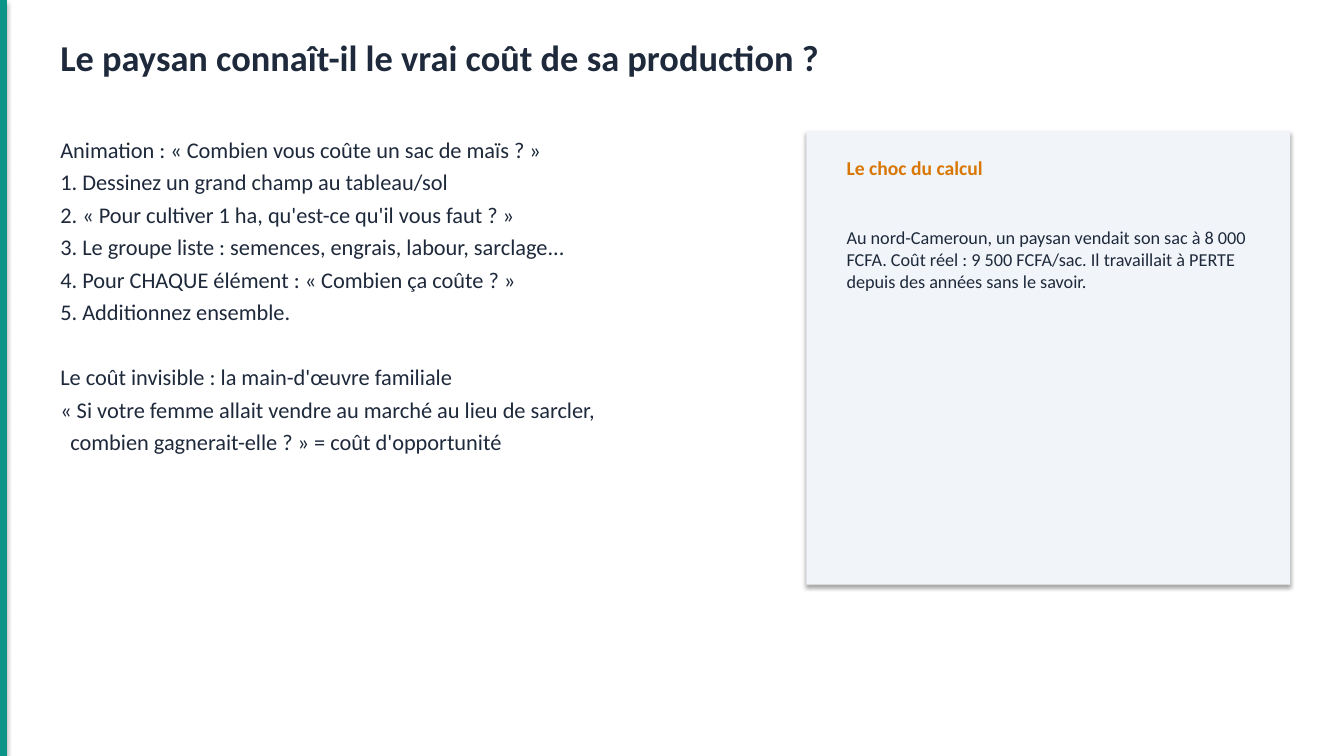
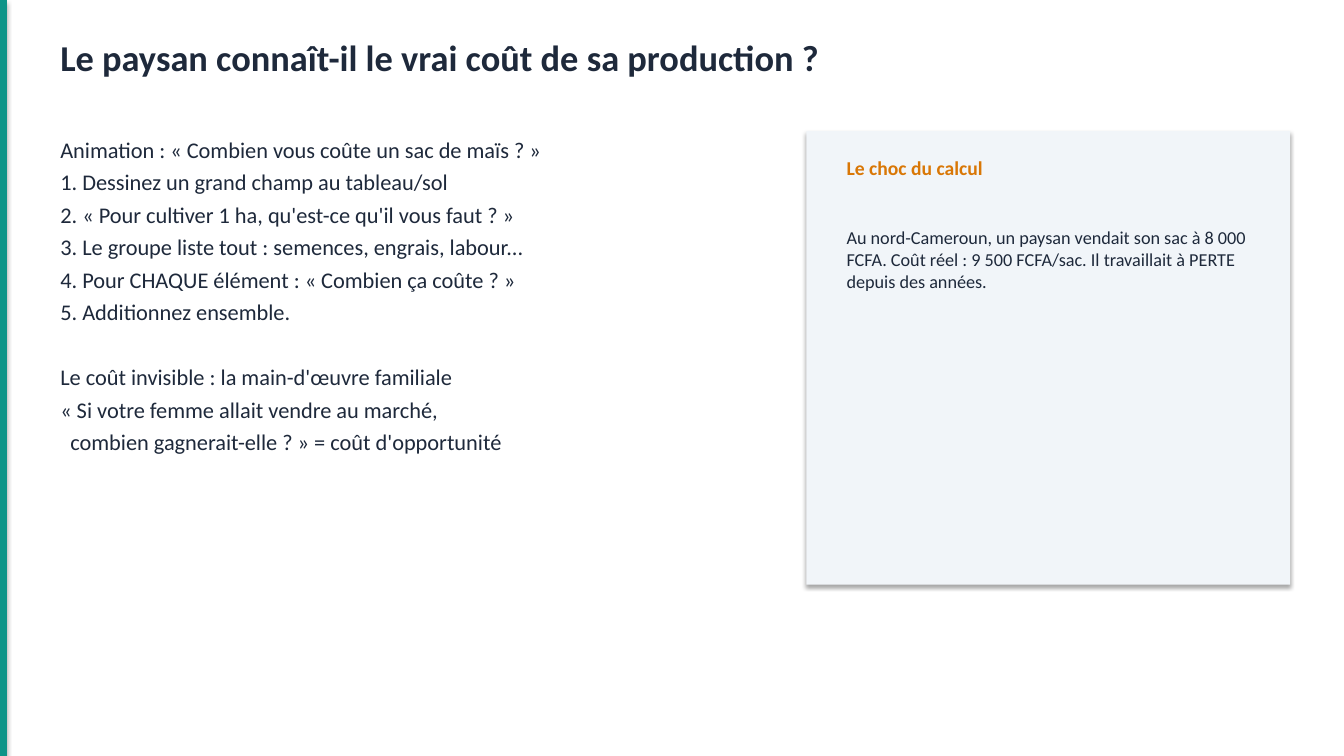
Before and after one commit to Louistatch/portefolio, a slide deck: slide 22 of TOF-FIN-01_Gestion_Financiere_Paysanne.pptx (slide 21 before the commit). Drawn at 1344x756 pixels with LibreOffice and Linux fonts; fonts in the diff are those of the drawing. Boxes give left, top, right and bottom in pixels: in the first picture for what was removed or moved away, otherwise in the second. Text is boxed around its words. In the diff, an @@ line names an element or a change of style, - is before the commit and + after.

```diff
--- a/TOF-FIN-01_Gestion_Financiere_Paysanne.pptx
+++ b/TOF-FIN-01_Gestion_Financiere_Paysanne.pptx
@@ text at [60, 239, 524, 259]: text changed @@
-3. Le groupe liste : semences, engrais, labour, sarclage...
+3. Le groupe liste tout : semences, engrais, labour...
@@ text at [847, 231, 1246, 291]: text changed @@
-Au nord-Cameroun, un paysan vendait son sac à 8 000 FCFA. Coût réel : 9 500 FCFA/sac. Il travaillait à PERTE depuis des années sans le savoir.
+Au nord-Cameroun, un paysan vendait son sac à 8 000 FCFA. Coût réel : 9 500 FCFA/sac. Il travaillait à PERTE depuis des années.
@@ text at [77, 402, 438, 421]: text changed @@
-« Si votre femme allait vendre au marché au lieu de sarcler,
+« Si votre femme allait vendre au marché,
```
Also in this commit, not shown: 31 other slides changed, 6 slides added, 3 slides removed, 13 other files.
